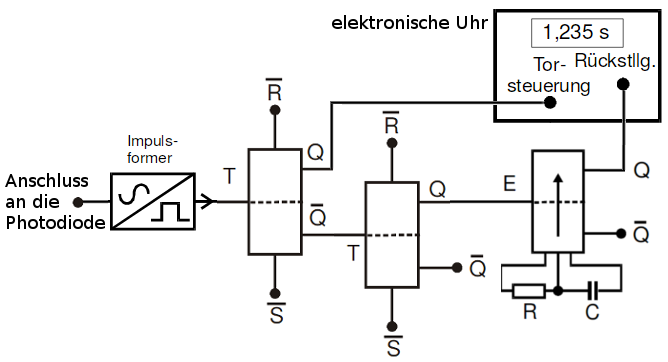
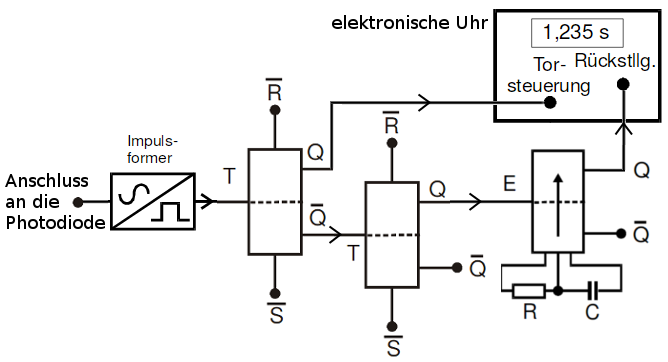
Comparing the layer stacks of the two 668x362 images. Changes:
added layer "Pasted Layer #25" above "Layer" over [614, 122, 633, 136]
painted on "Layer" over [328, 93, 482, 244]
